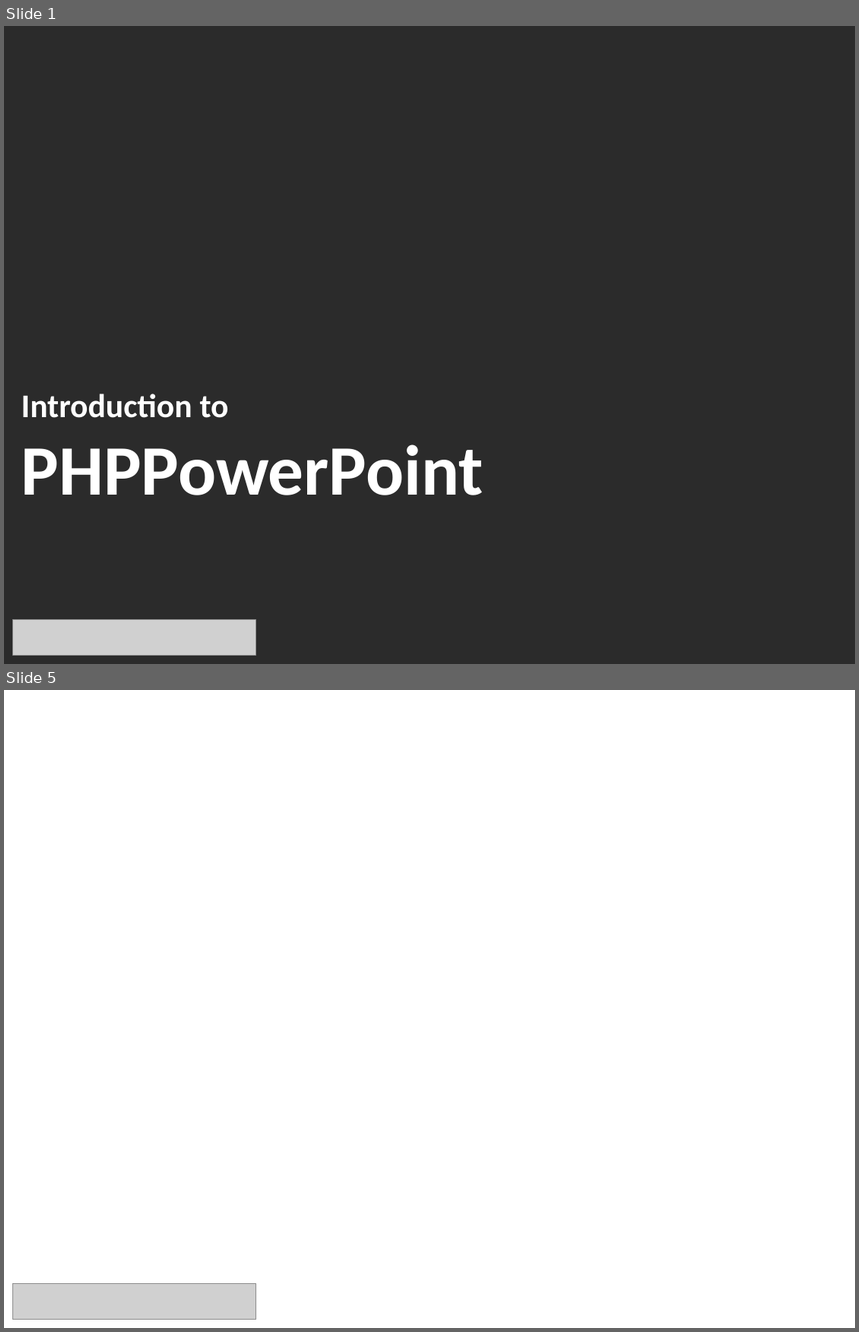
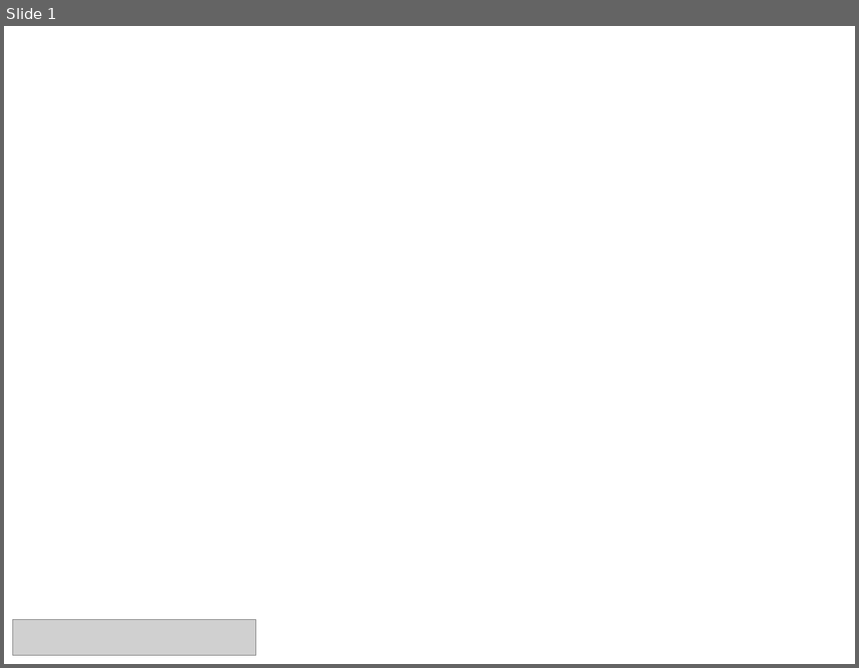
Before and after one commit to jLKisni/PitchItUp, a slide deck: 02presentation.pptx. Shown one above the other, each under a label of ours: slides 1 and 5 before the commit, slide 1 after it; the slides between them are not shown. The pictures are 859x1332 and 859x668 pixels, drawn with LibreOffice and Linux fonts; fonts in the diff are those of the drawing; grey boxes stand for pictures; background and template pictures are left out; a plain dark background stands for a picture behind light text. Boxes give left, top, right and bottom in pixels: in the first picture for what was removed or moved away, otherwise in the second. Text is boxed around its words. In the diff, an @@ line names an element or a change of style, - is before the commit and + after.

```diff
--- a/02presentation.pptx
+++ b/02presentation.pptx
@@ slide 1 removed at (4, 26, 855, 664), background picture (left out) @@
@@ text removed at (21, 394, 484, 496) @@
-Introduction to
-PHPPowerPoint
@@ picture removed at (12, 620, 255, 656) @@
@@ what was slide 5 is now slide 1 @@
```
Also in this commit, not shown: 4 slides added, 3 other slides removed, 3 other files.
